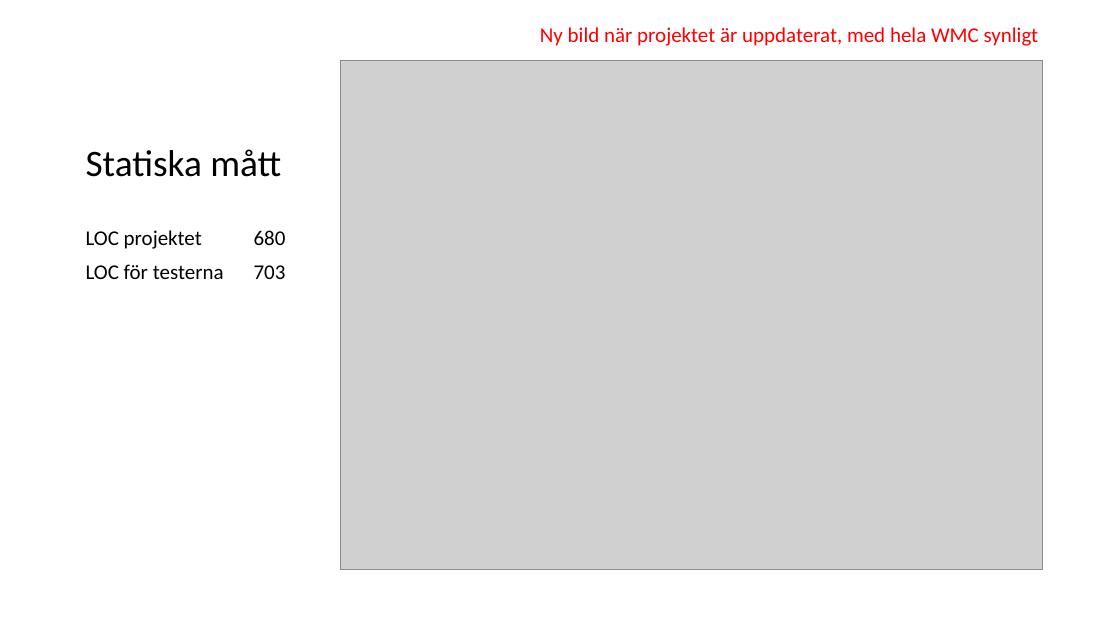
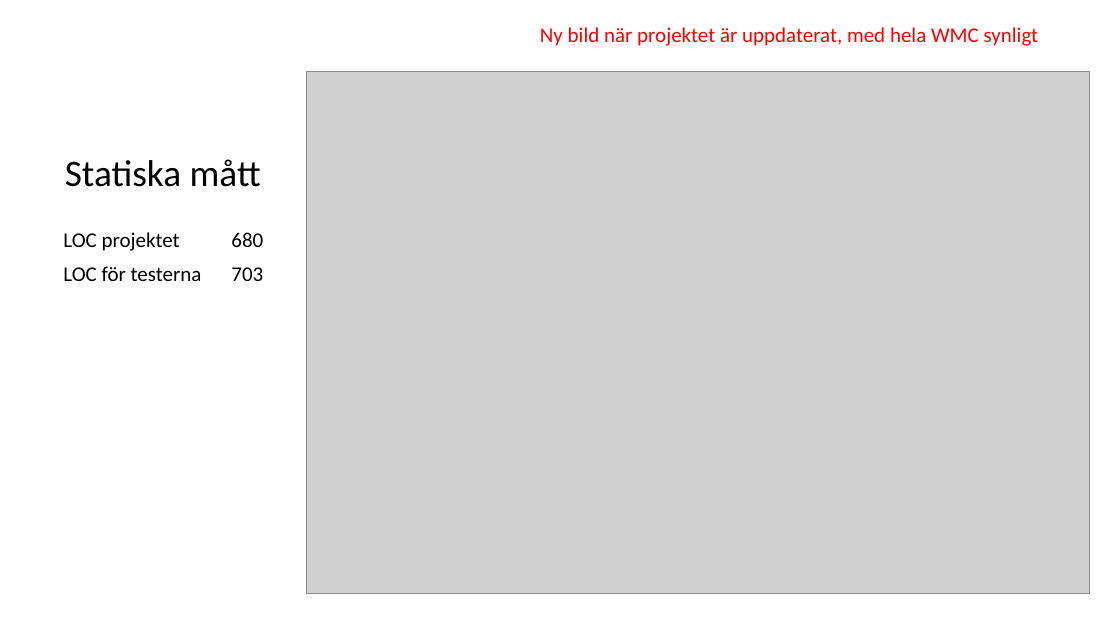
Before and after one commit to hampusidstam/InteGame, a slide deck: slide 30 of docs/Slutredovisning_grp5_v8.pptx. Drawn at 1120x630 pixels with LibreOffice and Linux fonts; fonts in the diff are those of the drawing; grey boxes stand for pictures. Boxes give left, top, right and bottom in pixels: in the first picture for what was removed or moved away, otherwise in the second. Text is boxed around its words. In the diff, an @@ line names an element or a change of style, - is before the commit and + after.

Commit message:
Updated Slutredovisning.

```diff
--- a/docs/Slutredovisning_grp5_v8.pptx
+++ b/docs/Slutredovisning_grp5_v8.pptx
@@ title "Statiska mått": place and size @@
-title "Statiska mått" at (86,149,281,177)
+title "Statiska mått" at (65,159,261,187)
@@ picture: place and size @@
-picture at (340,60,1044,569)
+picture at (307,71,1090,593)
@@ text "LOC projektet 680": place and size @@
-text "LOC projektet 680" at (86,230,286,279)
+text "LOC projektet 680" at (63,232,263,281)
```
